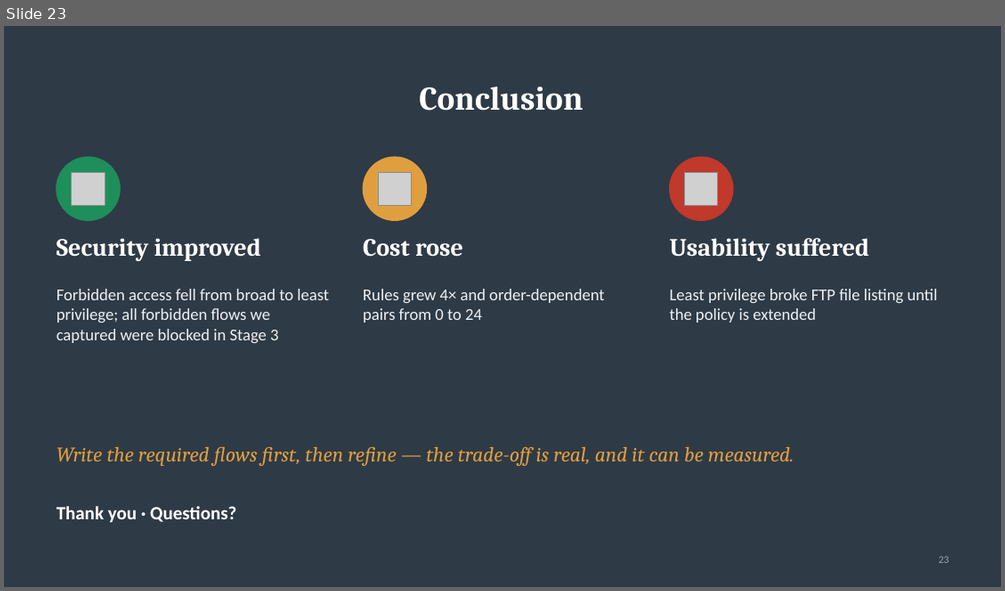
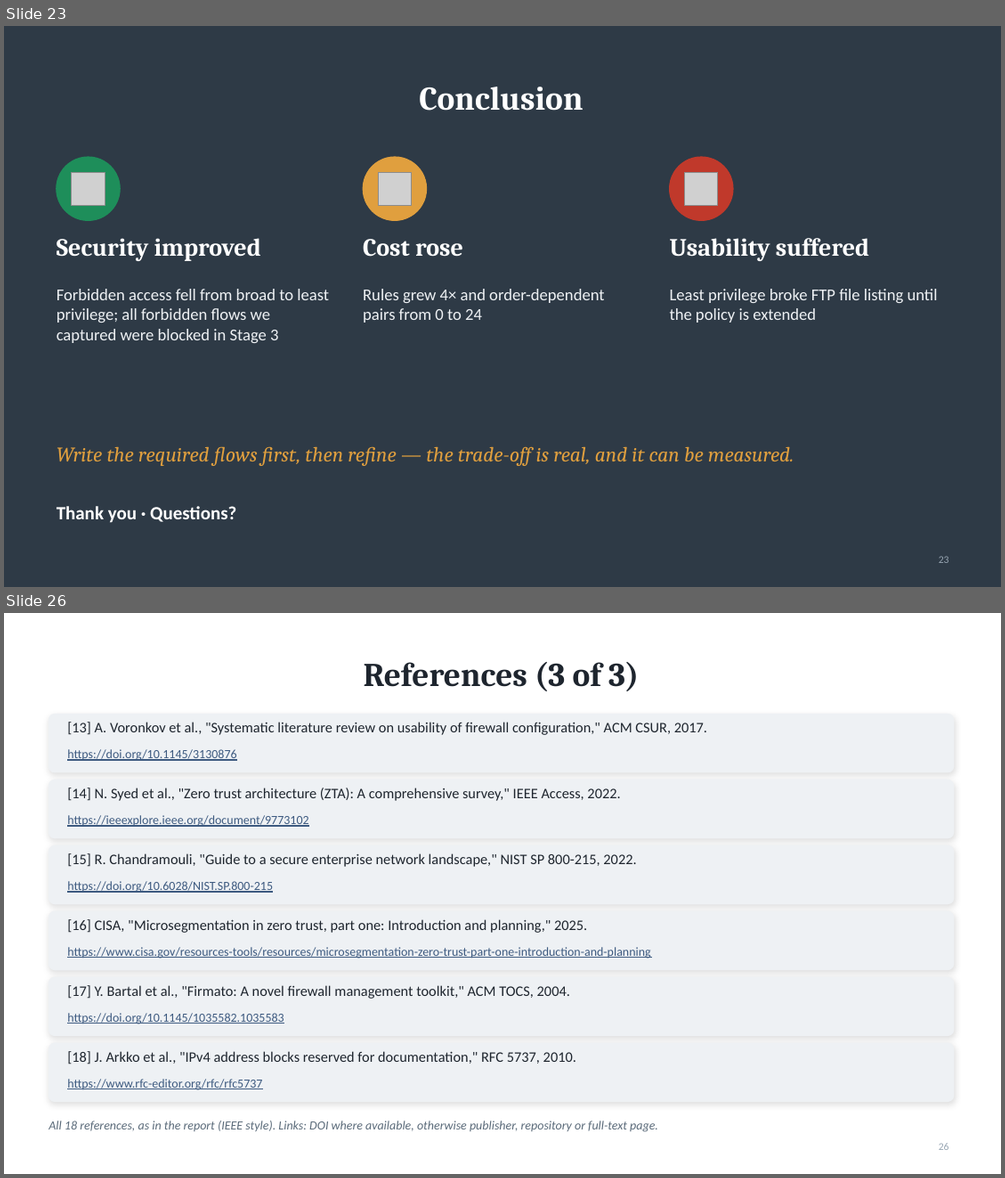
Before and after one commit to darshanpvt007-afk/firewall-policy-complexity-case-study, a slide deck: report/case-study-presentation.pptx. Shown one above the other, each under a label of ours: slide 23 before the commit, slides 23 and 26 after it; the slides between them are not shown. The pictures are 1005x591 and 1005x1178 pixels, drawn with LibreOffice and Linux fonts; fonts in the diff are those of the drawing; grey boxes stand for pictures. Boxes give left, top, right and bottom in pixels: in the first picture for what was removed or moved away, otherwise in the second. Text is boxed around its words. In the diff, an @@ line names an element or a change of style, - is before the commit and + after.

```diff
--- a/report/case-study-presentation.pptx
+++ b/report/case-study-presentation.pptx
@@ slide 26 added at bbox=[4, 613, 1001, 1174], background #FFFFFF @@
@@ title added at bbox=[364, 662, 639, 691], 32 pt, text #1E252E, bold @@
+References (3 of 3)
@@ rounded rectangle added at bbox=[48, 714, 954, 772], fill #EEF1F4, outline #EEF1F4 1 pt @@
@@ text added at bbox=[67, 722, 707, 735], 14 pt, text #1E252E @@
+[13] A. Voronkov et al., "Systematic literature review on usability of firewall configuration," ACM CSUR, 2017.
@@ text added at bbox=[67, 749, 236, 761], 12 pt, text #3D5A80, underline @@
+https://doi.org/10.1145/3130876
@@ rounded rectangle added at bbox=[48, 779, 954, 838], fill #EEF1F4, outline #EEF1F4 1 pt @@
@@ text added at bbox=[67, 787, 620, 801], 14 pt, text #1E252E @@
+[14] N. Syed et al., "Zero trust architecture (ZTA): A comprehensive survey," IEEE Access, 2022.
@@ text added at bbox=[67, 815, 308, 827], 12 pt, text #3D5A80, underline @@
+https://ieeexplore.ieee.org/document/9773102
@@ rounded rectangle added at bbox=[48, 845, 954, 904], fill #EEF1F4, outline #EEF1F4 1 pt @@
@@ text added at bbox=[67, 853, 636, 867], 14 pt, text #1E252E @@
+[15] R. Chandramouli, "Guide to a secure enterprise network landscape," NIST SP 800-215, 2022.
@@ text added at bbox=[67, 881, 273, 892], 12 pt, text #3D5A80, underline @@
+https://doi.org/10.6028/NIST.SP.800-215
@@ rounded rectangle added at bbox=[48, 911, 954, 970], fill #EEF1F4, outline #EEF1F4 1 pt @@
@@ text added at bbox=[67, 919, 587, 933], 14 pt, text #1E252E @@
+[16] CISA, "Microsegmentation in zero trust, part one: Introduction and planning," 2025.
@@ text added at bbox=[67, 947, 650, 958], 12 pt, text #3D5A80, underline @@
+https://www.cisa.gov/resources-tools/resources/microsegmentation-zero-trust-part-one-introduction-and-planning
@@ rounded rectangle added at bbox=[48, 977, 954, 1036], fill #EEF1F4, outline #EEF1F4 1 pt @@
@@ text added at bbox=[67, 985, 570, 998], 14 pt, text #1E252E @@
+[17] Y. Bartal et al., "Firmato: A novel firewall management toolkit," ACM TOCS, 2004.
@@ text added at bbox=[67, 1013, 283, 1024], 12 pt, text #3D5A80, underline @@
+https://doi.org/10.1145/1035582.1035583
@@ rounded rectangle added at bbox=[48, 1043, 954, 1102], fill #EEF1F4, outline #EEF1F4 1 pt @@
@@ text added at bbox=[67, 1051, 576, 1064], 14 pt, text #1E252E @@
+[18] J. Arkko et al., "IPv4 address blocks reserved for documentation," RFC 5737, 2010.
@@ text added at bbox=[67, 1078, 262, 1090], 12 pt, text #3D5A80, underline @@
+https://www.rfc-editor.org/rfc/rfc5737
@@ text added at bbox=[48, 1120, 658, 1132], 12 pt, text #5B6B7A, italic @@
+All 18 references, as in the report (IEEE style). Links: DOI where available, otherwise publisher, repository or full-text page.
@@ page number added at bbox=[938, 1143, 949, 1150], 10 pt, text #98A6B3 @@
+26
```
Also in this commit, not shown: 1 slide changed, 1 other slide added, 1 slide removed, 5 other files.
